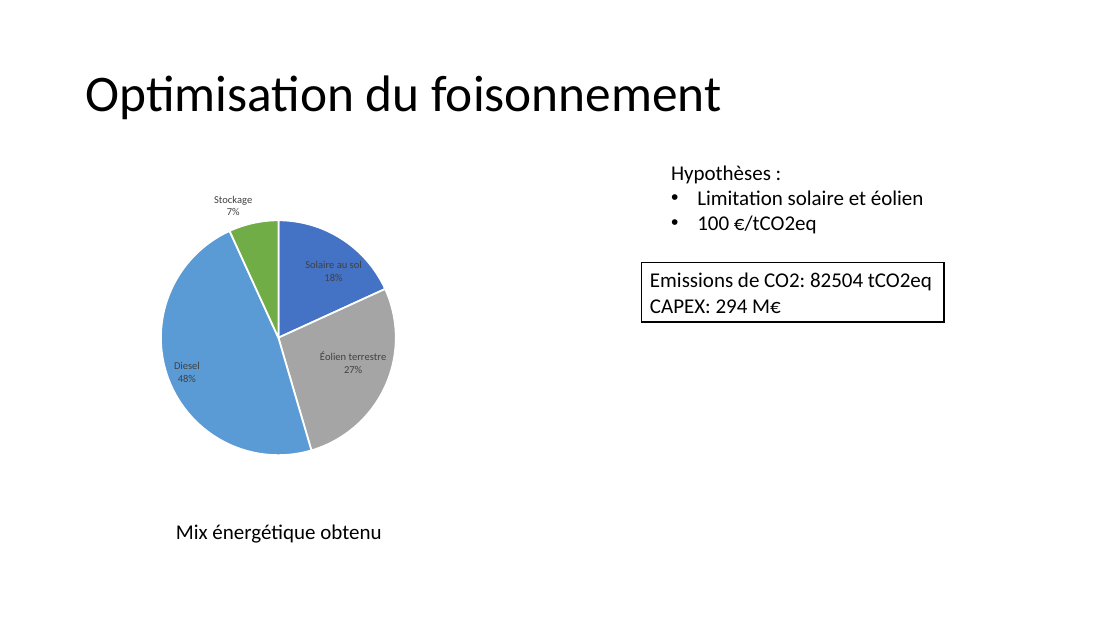
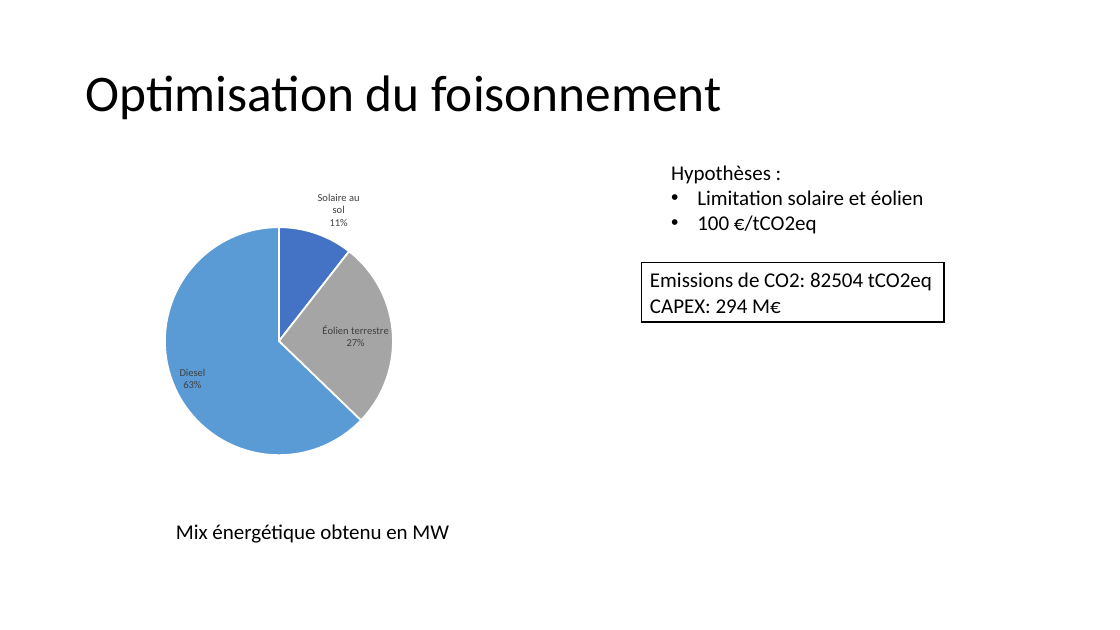
Before and after one commit to cledat/Projet-EA314, a slide deck: slide 10 of rapport.pptx. Drawn at 1120x630 pixels with LibreOffice and Linux fonts; fonts in the diff are those of the drawing. Boxes give left, top, right and bottom in pixels: in the first picture for what was removed or moved away, otherwise in the second. Text is boxed around its words. In the diff, an @@ line names an element or a change of style, - is before the commit and + after.

```diff
--- a/rapport.pptx
+++ b/rapport.pptx
@@ pie chart at [132, 177, 429, 466] @@
@@ Series 1, Solaire au sol: 18 to 11 @@
@@ Series 1, Diesel: 48 to 63 @@
@@ Series 1, Stockage: 7 to 0 @@
@@ text at [176, 524, 449, 543]: text changed @@
-Mix énergétique obtenu
+Mix énergétique obtenu en MW
```
Also in this commit, not shown: 6 other slides changed, 3 slides added, 1 other file.
